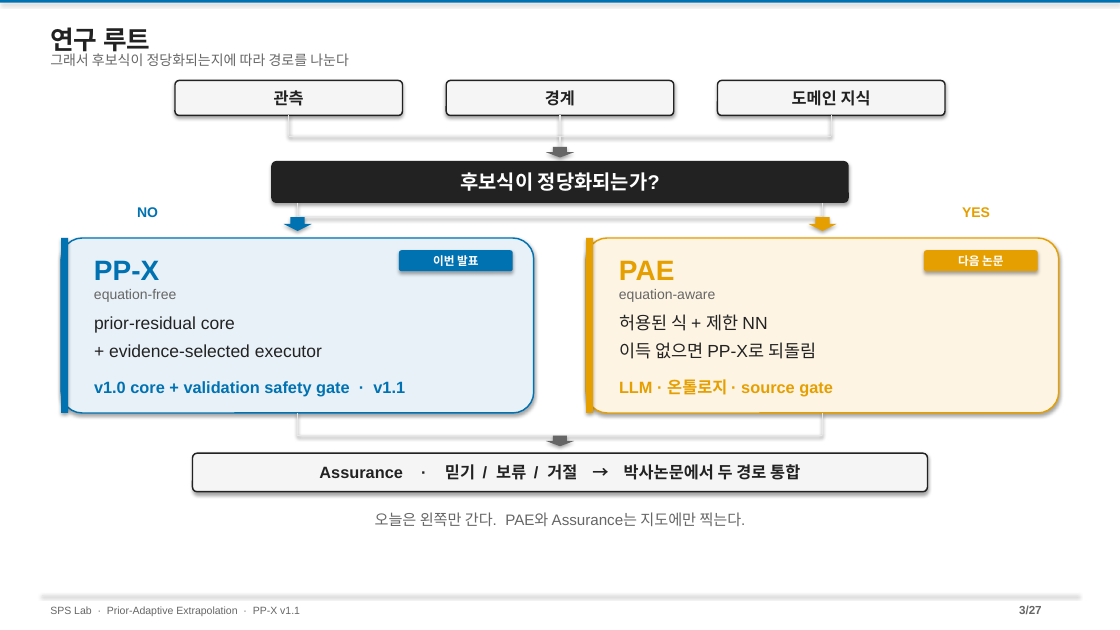
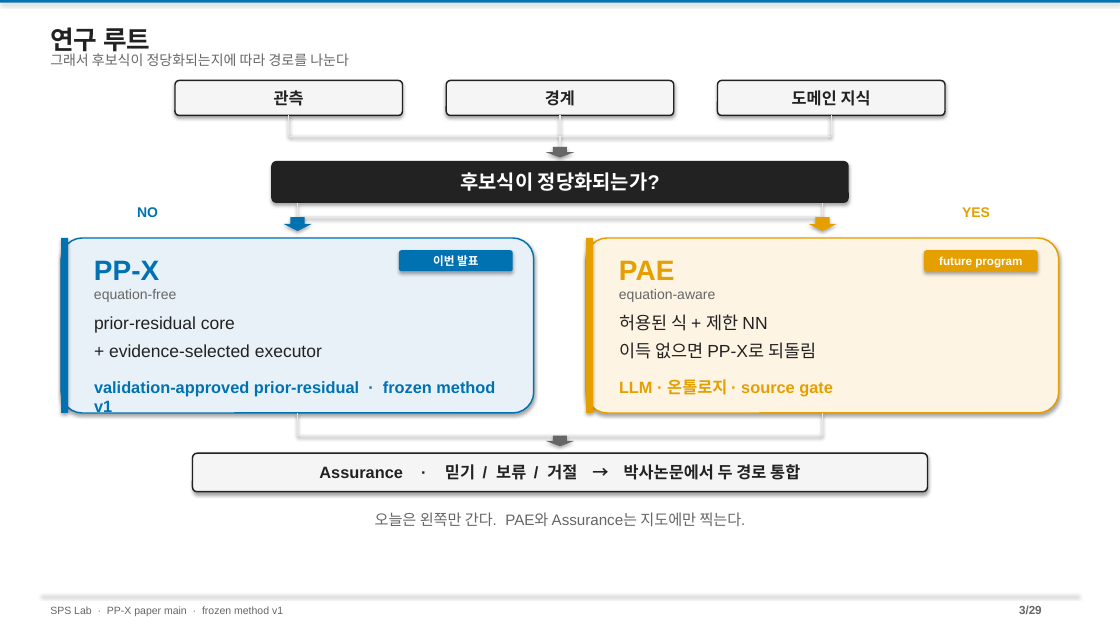
Before and after one commit to amumujs-create/pp_pae_total, a slide deck: slide 3 of output/PP_Research_Detailed_v2.pptx. Drawn at 1120x630 pixels with LibreOffice and Linux fonts; fonts in the diff are those of the drawing. Boxes give left, top, right and bottom in pixels: in the first picture for what was removed or moved away, otherwise in the second. Text is boxed around its words. In the diff, an @@ line names an element or a change of style, - is before the commit and + after.

```diff
--- a/output/PP_Research_Detailed_v2.pptx
+++ b/output/PP_Research_Detailed_v2.pptx
@@ text in rounded rectangle at bbox=[939, 256, 1022, 268]: text changed @@
-다음 논문
+future program
@@ text at bbox=[94, 381, 495, 415]: text changed @@
-v1.0 core + validation safety gate · v1.1
+validation-approved prior-residual · frozen method v1
@@ text at bbox=[50, 606, 283, 616]: text changed @@
-SPS Lab · Prior-Adaptive Extrapolation · PP-X v1.1
+SPS Lab · PP-X paper main · frozen method v1
@@ text at bbox=[1019, 605, 1042, 614]: text changed @@
-3/27
+3/29
```
Also in this commit, not shown: 26 other slides changed, 2 slides added, 11 other files.
